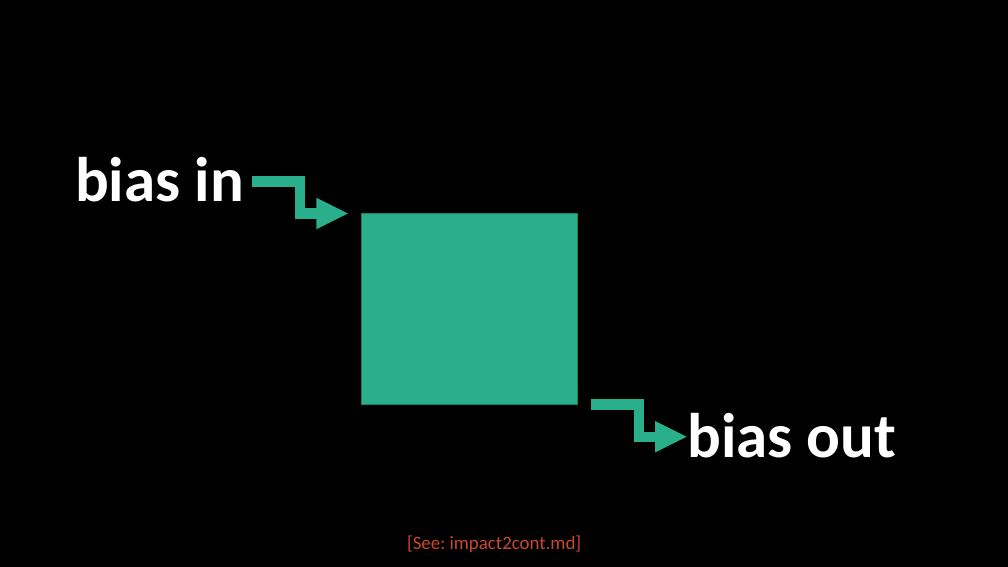
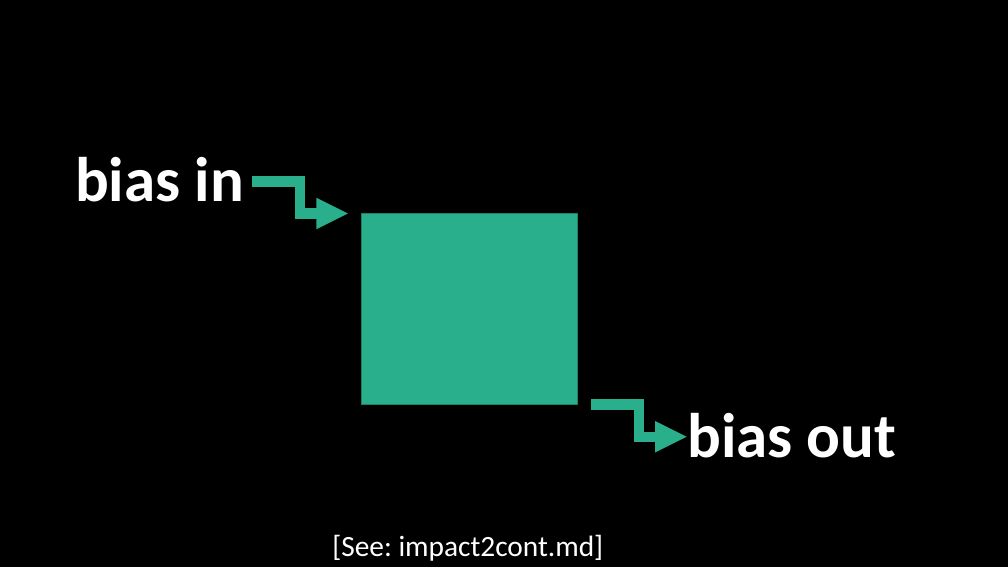
Before and after one commit to dhsouthbend/ethics, a slide deck: slide 30 of slides.pptx. Drawn at 1008x567 pixels with LibreOffice and Linux fonts; fonts in the diff are those of the drawing. Boxes give left, top, right and bottom in pixels: in the first picture for what was removed or moved away, otherwise in the second. Text is boxed around its words. In the diff, an @@ line names an element or a change of style, - is before the commit and + after.

Commit message:
changed .md references and other fonts' size and color for better visibility in slides

```diff
--- a/slides.pptx
+++ b/slides.pptx
@@ text "[See: impact2cont.md]": place and size @@
-text "[See: impact2cont.md]" at box(407, 535, 582, 552)
+text "[See: impact2cont.md]" at box(332, 534, 604, 561)
@@ text "[See: impact2cont.md]" at box(332, 534, 604, 561): size 18 to 28 pt, text colour #C9492C to #FFFFFF @@
```
Also in this commit, not shown: 51 other slides changed, 1 other file.
